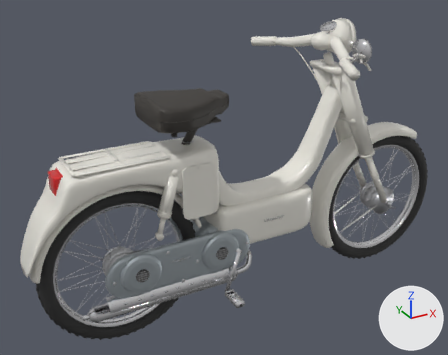
What one commit did to the glTF model models/mortadelo.glb.
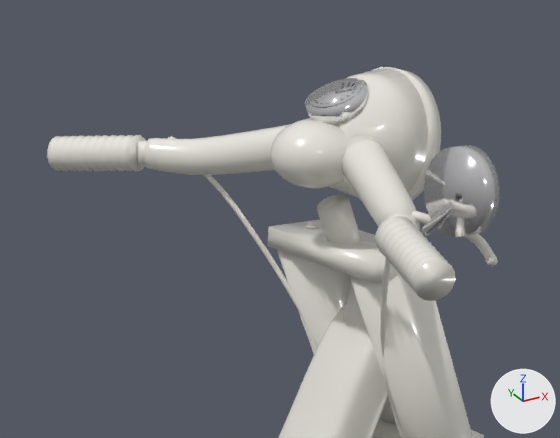
There are two pictures of each version: one whole from a 50 mm lens placed at (-0.572, -1.773, 1.412), pointed at (0.433, 0.053, 0.499), one close up on the part from 53% to 87% of the width and 0% to 33% of the height. The lights are fixed; the arrows at lower right show +X, +Y and +Z. The first two pictures are the older version. Vertices at exactly the same position are counted once.

Script lines for the objects in view, before the commit:
```python
me_espejos = bpy.data.meshes.new('espejos')
me_espejos.from_pydata(...)  # 152 vertices, 296 faces; spans x -0.0823..-0.0579, y -0.288..-0.212, z 0.037..0.1182
me_espejos.materials.append(mat_cromo)  # white #f3f3f6
me_horquilla = bpy.data.meshes.new('horquilla')
me_horquilla.from_pydata(...)  # 632 vertices, 1180 faces; spans x -0.021..0.306, y -0.094..0.094, z -0.627..0.022
me_horquilla.materials.append(mat_pintura)  # white #edebe2
me_manillar = bpy.data.meshes.new('manillar')
me_manillar.from_pydata(...)  # 2322 vertices, 4600 faces; spans x -0.15..0.136, y -0.309..0.309, z -0.381..0.098
me_manillar.materials.append(mat_pintura)  # white #edebe2
ob_espejos = bpy.data.objects.new('espejos', me_espejos)
ob_espejos.location = (0.8346, 0.0, 0.904)
ob_horquilla = bpy.data.objects.new('horquilla', me_horquilla)
ob_horquilla.location = (0.8346, 0.0, 0.904)
ob_manillar = bpy.data.objects.new('manillar', me_manillar)
ob_manillar.location = (0.8346, 0.0, 0.904)
# also in view: 'velocimetro' at (0.826, 0.0, 1.016); 'chasis' at (0.616, 0.0, 0.629); 'faro' at (0.851, 0.0, 0.975)
```
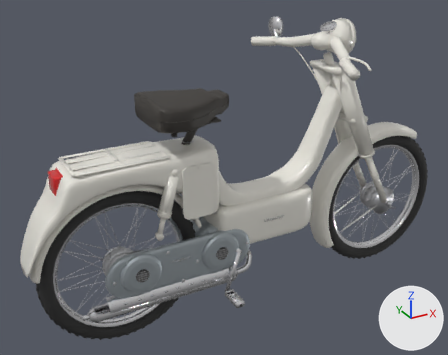
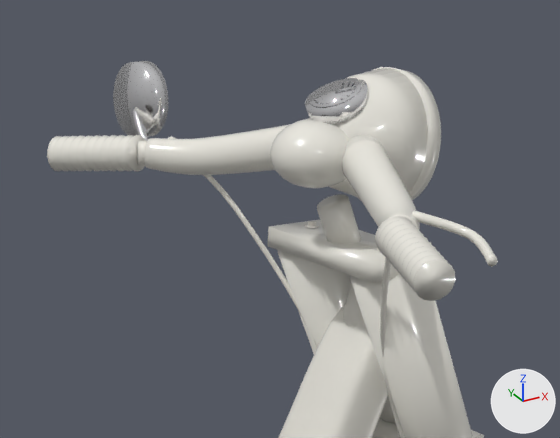
Pixel boxes [x1, y1, x2, y2] of what changed, in the close-ups (560 x 438 px; the box of a moved part takes in the faces that stretch with it):
'espejos', reshaped (30% narrower, 13% shorter): before [420, 145, 499, 237]; after [113, 61, 168, 141]
part 1 of me_espejos, moved or reshaped: before [424, 145, 499, 237]; after [113, 61, 168, 137]
part 2 of me_espejos, moved or reshaped: before [420, 202, 452, 236]; after [133, 109, 149, 141]

The change, as a diff of the scene's bpy script:
```diff
--- a/models/mortadelo.glb.py
+++ b/models/mortadelo.glb.py
@@ me_espejos @@
 # used by ob_espejos; location = (0.8346, 0.0, 0.904)
-me_espejos.from_pydata(...)  # 152 vertices, 296 faces; spans x -0.0823..-0.0579, y -0.288..-0.212, z 0.037..0.1182
+me_espejos.from_pydata(...)  # 152 vertices, 296 faces; spans x -0.0823..-0.0579, y 0.212..0.288, z 0.037..0.1182
+# me_espejos part 1: the loose piece of 64 vertices spanning x -0.0759..-0.0579, y -0.288..-0.212, z 0.0422..0.1182 is moved by (0.0, 0.5, 0.0)
+# me_espejos part 2: 88 of 152 vertices moved; they spanned x -0.0823..-0.0622, y -0.2543..-0.2169, z 0.037..0.0827 and now span x -0.0823..-0.0622, y 0.2169..0.2543, z 0.037..0.0827; mean shift (0.0, 0.4798, 0.0); largest move (-0.0622, -0.2511, 0.0778) -> (-0.0622, 0.2511, 0.0778)
 me_espejos.materials.append(mat_cromo)
```
